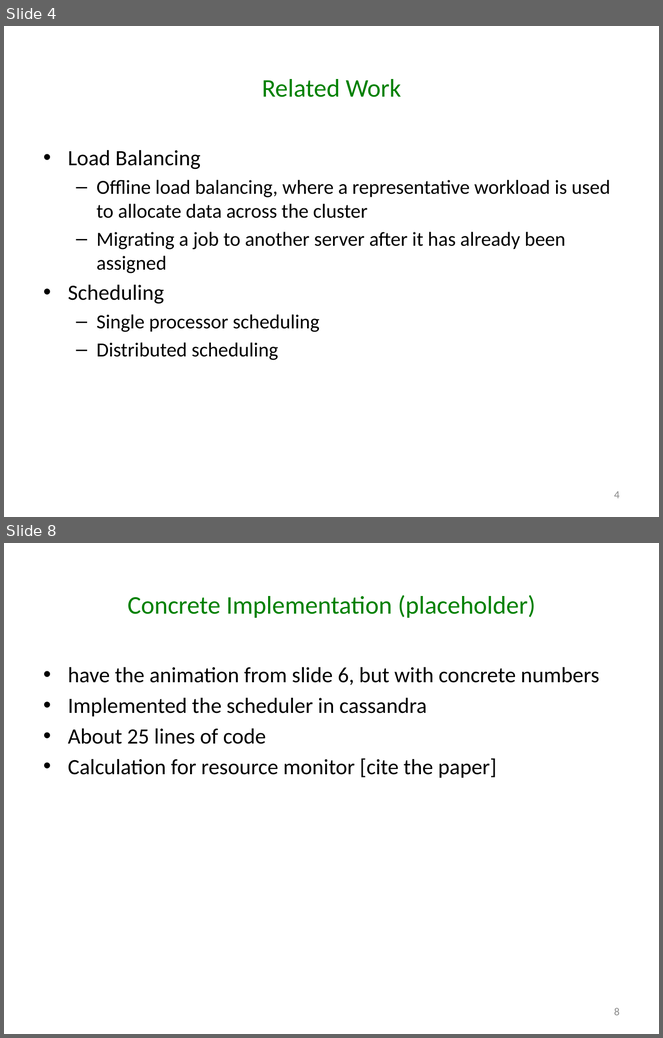
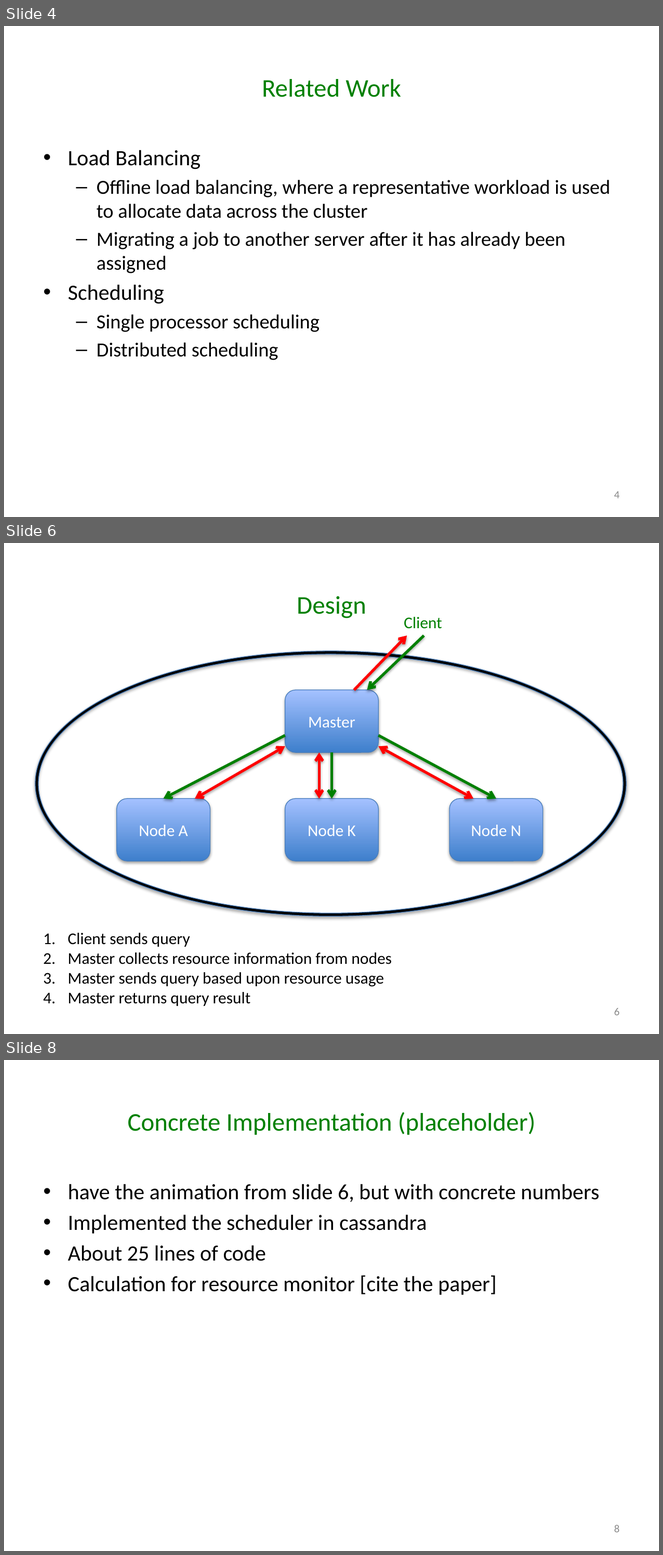
Before and after one commit to godares79/CS848-Project, a slide deck: PresentationSlides/Presentation.pptx. Shown one above the other, each under a label of ours: slides 4 and 8 before the commit, slides 4, 6 and 8 after it; the slides between them are not shown. The pictures are 663x1038 and 663x1555 pixels, drawn with LibreOffice and Linux fonts; fonts in the diff are those of the drawing. Boxes give left, top, right and bottom in pixels: in the first picture for what was removed or moved away, otherwise in the second. Text is boxed around its words. In the diff, an @@ line names an element or a change of style, - is before the commit and + after.

```diff
--- a/PresentationSlides/Presentation.pptx
+++ b/PresentationSlides/Presentation.pptx
@@ slide 6 added at (x1=4, y1=543, x2=659, y2=1034), background #FFFFFF @@
@@ title added at (x1=297, y1=596, x2=366, y2=618), 28 pt, text #008000 @@
+Design
@@ text added at (x1=404, y1=617, x2=442, y2=629), 18 pt, text #008000 @@
+Client
@@ arrow added from (354, 690) to (407, 636), #FF0000 3 pt @@
@@ arrow added from (424, 636) to (367, 690), #008000 3 pt @@
@@ donut added at (x1=35, y1=651, x2=626, y2=916), fill #000000, outline #4B7EBC 0.75 pt @@
@@ rounded rectangle added at (x1=285, y1=690, x2=379, y2=752), fill gradient #3F80CE to #A4C4FF, outline #4B7EBC 0.75 pt, 18 pt, text #FFFFFF @@
+Master
@@ arrow added from (285, 735) to (163, 798), #008000 3 pt @@
@@ arrow added from (379, 735) to (496, 798), #008000 3 pt @@
@@ double arrow added from (285, 747) to (195, 798), #FF0000 3 pt @@
@@ double arrow added from (319, 753) to (319, 798), #FF0000 3 pt @@
@@ arrow added from (332, 753) to (332, 798), #008000 3 pt @@
@@ double arrow added from (379, 747) to (474, 798), #FF0000 3 pt @@
@@ rounded rectangle added at (x1=117, y1=798, x2=210, y2=861), fill gradient #3F80CE to #A4C4FF, outline #4B7EBC 0.75 pt, 18 pt, text #FFFFFF @@
+Node A
@@ rounded rectangle added at (x1=285, y1=798, x2=379, y2=861), fill gradient #3F80CE to #A4C4FF, outline #4B7EBC 0.75 pt, 18 pt, text #FFFFFF @@
+Node K
@@ rounded rectangle added at (x1=450, y1=798, x2=543, y2=861), fill gradient #3F80CE to #A4C4FF, outline #4B7EBC 0.75 pt, 18 pt, text #FFFFFF @@
+Node N
@@ text added at (x1=68, y1=933, x2=392, y2=1006), 18 pt, text #000000 @@
+1. Client sends query
+2. Master collects resource information from nodes
+3. Master sends query based upon resource usage
+4. Master returns query result
@@ page number added at (x1=614, y1=1008, x2=620, y2=1016), 12 pt, text #8C8C8C @@
+6
```
Also in this commit, not shown: 2 slides changed, 1 slide removed.
